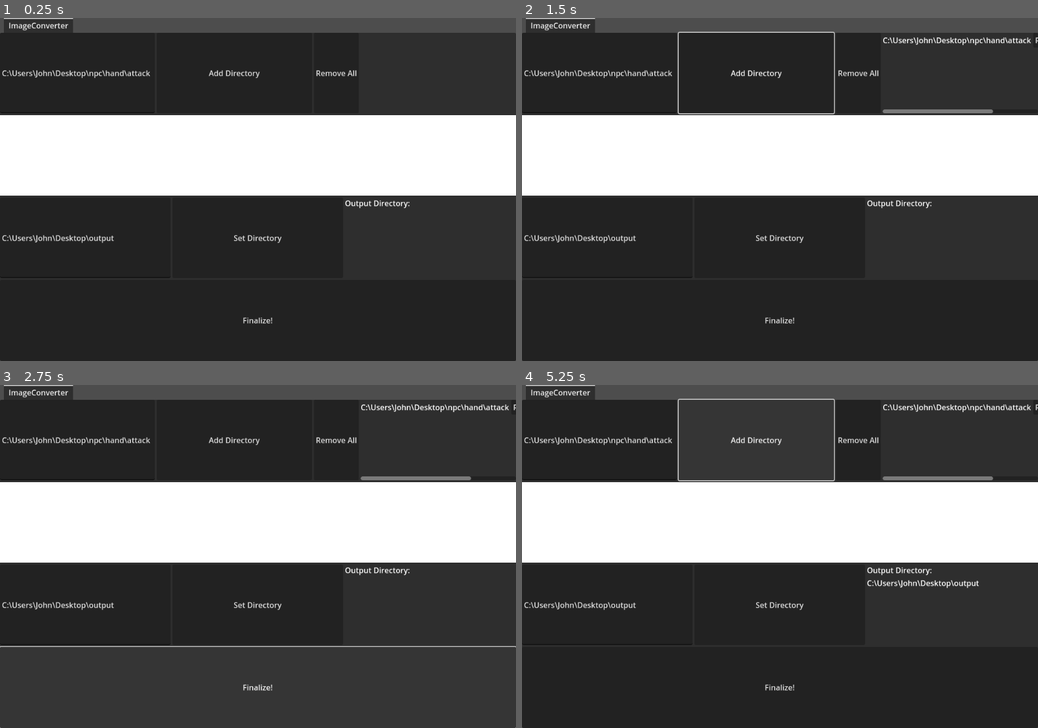
Above: before the commit, frames 1-4 (two rows, left to right).
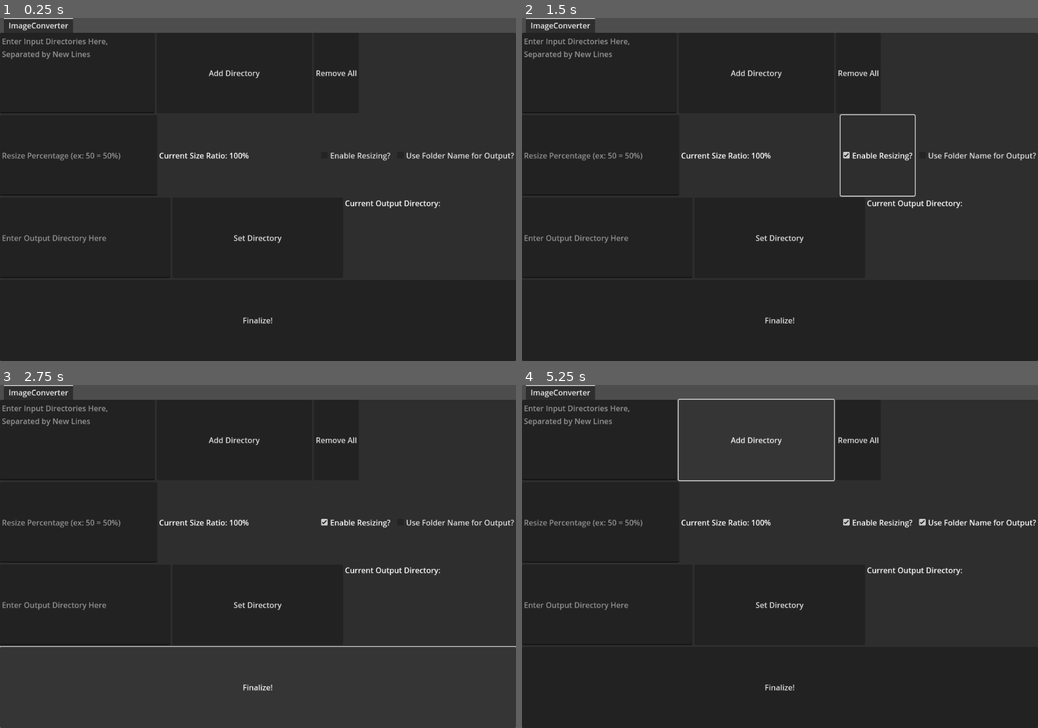
Above: after the commit, the same moments.

Repository: janthomile/BatchImageMergerGodot
Game: Godot game, scene res://main.tscn
Two runs of this game, one before a commit and one after it. Both use one fixed random seed, a clock stepped at 60 frames per second and the inputs below.
Inputs (mouse positions are in pixels of both pictures, inside the frame that each line leads up to):
- Up to frame 1 (0.25 s): no input
- Up to frame 2 (1.5 s): click "Add Directory" at 0.5 s; click (878, 155) at 1.25 s, where only the run after the commit has a clickable "Enable Resizing?"
- Up to frame 3 (2.75 s): click "Finalize!" at 2 s
- Up to frame 4 (5.25 s): click (976, 522) at 2.75 s, where only the run after the commit has a clickable "Use Folder Name for Output?"; click "Remove All" at 3.5 s; click "Set Directory" at 4.25 s; click "Add Directory" at 5 s

The runs differ from the first frame. In frame 1, 24% of the frame differs, in the area x 0-100%, y 6-66%; in frame 2, 25%, in the area x 0-100%, y 3-66%; in frame 3, 25%; in frame 4, 25%.

Commit message:
add resizing and folder name options

Diff:
--- a/image_util.gd
+++ b/image_util.gd
@@ -1,9 +1,23 @@
 extends Node
+
+var resize_ratio : float = 1.0
+var use_resize : bool = false
+
+var use_folder_name : bool = false
+
+var output_name : String = "merge_result"
 
 var valid_extensions = ["png", "jpg"]
 
 func get_directory(_string : String):
 	pass
+
+func get_folder_name(_string : String):
+	if _string.is_empty():
+		return
+	var split = _string.split("\\")
+	var name = split[split.size()-1]
+	return name
 
 func is_valid_image(_path : String):
 	if _path.is_valid_filename() and valid_extensions.has(_path.get_extension()):
@@ -29,11 +43,17 @@
 	if images.is_empty() or images.size() < 2:
 		return null
 	var dimensions : Vector2i = get_aggregate_dimensions(images)
+	if use_resize:
+		dimensions = Vector2i(int(dimensions.x * resize_ratio), int(dimensions.y * resize_ratio))
+		print("resized dimensions to %s" % dimensions)
 	var base_image : Image = Image.create(dimensions.x, dimensions.y, false, Image.FORMAT_RGBA8)
 	var current_offset : Vector2i = Vector2i.ZERO
 	base_image.resize(dimensions.x, dimensions.y, 0)
 	for i in range(0, images.size()):
 		var img = images[i]
+		if use_resize:
+			var img_size : Vector2i = img.get_size()
+			img.resize(int(img_size.x * resize_ratio),int(img_size.y * resize_ratio),Image.INTERPOLATE_NEAREST)
 		base_image.blend_rect(img, Rect2i(Vector2i.ZERO, img.get_size()), current_offset)
 		current_offset.x += img.get_size().x
 	return base_image
@@ -41,7 +61,7 @@
 func save_merged(image : Image, filepath):
 	var current_filepath = filepath
 	while FileAccess.file_exists(current_filepath + ".png"):
-		current_filepath += "-2"
+		current_filepath += "-copy"
 #	if FileAccess.file_exists(filepath):
 #		return false
 	print("saving merged to: %s" % filepath)
@@ -65,6 +85,8 @@
 		if directory == null:
 			print("Invalid input directory: %s" % directory)
 			continue
+		if use_folder_name:
+			output_name = get_folder_name(dir)
 		var files = directory.get_files()
 		var images : Array[Image] = []
 		for file in files:
@@ -81,6 +103,6 @@
 		if new_image == null:
 			print("Error merging")
 			return
-		save_merged(new_image, get_valid_dir(output, "merge" + str(directory_index)))
+		save_merged(new_image, get_valid_dir(output, output_name)) #  + str(directory_index)
 		directory_index += 1
 	pass
--- a/main.tscn
+++ b/main.tscn
@@ -19,11 +19,11 @@
 layout_mode = 2
 size_flags_vertical = 3
 
-[node name="i_directory_input" type="LineEdit" parent="tabs/ImageConverter/Input"]
+[node name="i_directory_input" type="TextEdit" parent="tabs/ImageConverter/Input"]
 layout_mode = 2
 size_flags_horizontal = 3
-text = "C:\\Users\\John\\Desktop\\npc\\hand\\attack"
-placeholder_text = "Enter Directory Here"
+placeholder_text = "Enter Input Directories Here, Separated by New Lines"
+wrap_mode = 1
 
 [node name="i_directory_accept" type="Button" parent="tabs/ImageConverter/Input"]
 layout_mode = 2
@@ -42,9 +42,32 @@
 layout_mode = 2
 size_flags_horizontal = 3
 
-[node name="Filler" type="ColorRect" parent="tabs/ImageConverter"]
+[node name="Settings" type="HBoxContainer" parent="tabs/ImageConverter"]
 layout_mode = 2
 size_flags_vertical = 3
+
+[node name="Resize" type="HBoxContainer" parent="tabs/ImageConverter/Settings"]
+layout_mode = 2
+size_flags_horizontal = 3
+
+[node name="size_input" type="LineEdit" parent="tabs/ImageConverter/Settings/Resize"]
+layout_mode = 2
+size_flags_horizontal = 3
+placeholder_text = "Resize Percentage (ex: 50 = 50%)"
+
+[node name="size_value" type="Label" parent="tabs/ImageConverter/Settings/Resize"]
+layout_mode = 2
+size_flags_horizontal = 3
+text = "Current Size Ratio: 100%"
+
+[node name="size_checkbox" type="CheckBox" parent="tabs/ImageConverter/Settings/Resize"]
+layout_mode = 2
+text = "Enable Resizing?"
+
+[node name="folder_name" type="CheckBox" parent="tabs/ImageConverter/Settings"]
+layout_mode = 2
+text = "Use Folder Name for Output?"
+alignment = 1
 
 [node name="Output" type="HBoxContainer" parent="tabs/ImageConverter"]
 layout_mode = 2
@@ -53,8 +76,7 @@
 [node name="o_directory_input" type="LineEdit" parent="tabs/ImageConverter/Output"]
 layout_mode = 2
 size_flags_horizontal = 3
-text = "C:\\Users\\John\\Desktop\\output"
-placeholder_text = "Enter Directory Here"
+placeholder_text = "Enter Output Directory Here"
 
 [node name="o_directory_set" type="Button" parent="tabs/ImageConverter/Output"]
 layout_mode = 2
@@ -67,10 +89,12 @@
 
 [node name="label" type="Label" parent="tabs/ImageConverter/Output/o_directory_info"]
 layout_mode = 2
-text = "Output Directory:"
+text = "Current Output Directory:"
+autowrap_mode = 1
 
 [node name="o_directory_label" type="Label" parent="tabs/ImageConverter/Output/o_directory_info"]
 layout_mode = 2
+autowrap_mode = 1
 
 [node name="Finalize" type="HBoxContainer" parent="tabs/ImageConverter"]
 layout_mode = 2
--- a/main_ui.gd
+++ b/main_ui.gd
@@ -18,6 +18,12 @@
 
 @onready var finalize_button = $tabs/ImageConverter/Finalize/finalize_button
 
+@onready var use_folder_checkbox = $tabs/ImageConverter/Settings/folder_name
+
+@onready var resize_checkbox = $tabs/ImageConverter/Settings/Resize/size_checkbox
+@onready var resize_text = $tabs/ImageConverter/Settings/Resize/size_input
+@onready var resize_value = $tabs/ImageConverter/Settings/Resize/size_value
+
 var input_directories : Array
 
 func get_window_vec():
@@ -33,11 +39,15 @@
 
 func add_input_directory():
 	var input_text : String = i_input_text.text
-	if is_valid_input(input_text) == false:
-		print("bad!")
-		return
-	print("good!")
-	directory_list.add_child(DirectoryItem.new(input_text))
+	var lines : Array = input_text.split("\n", false)
+	print(lines)
+#	return
+	for line in lines:
+		if is_valid_input(line) == false:
+			print("bad!")
+			return
+		print("good!")
+		directory_list.add_child(DirectoryItem.new(line))
 
 func set_output_directory():
 	var input_text : String = o_input_text.text
@@ -76,16 +86,32 @@
 	print("finalize pressed!")
 	ImageUtil.handle_image_merging(get_input_directories_string(), get_output_directory())
 
+func set_size_checkmark(state):
+	print("use resize toggled: %s" % state)
+	ImageUtil.use_resize = state
+
+func set_folder_name_checkmark(state):
+	print("use folder toggled: %s" % state)
+	ImageUtil.use_folder_name = state
+
+func set_resize_input(text : String):
+	var num = text.to_int()
+	if num < 1 or num > 100 or num == 0:
+		print("invalid resize scale")
+		return
+	resize_value.text = "Current Size Ratio: %s%%" % text
+	ImageUtil.resize_ratio = num * 0.01
+
 func connect_buttons():
 	i_input_accept.connect("pressed", input_accept_button)
 	o_input_accept.connect("pressed", output_accept_button)
 	i_input_removeall.connect("pressed", input_remove_button)
 	finalize_button.connect("pressed", finalize_pressed)
 
+	use_folder_checkbox.connect("toggled", set_folder_name_checkmark)
+	resize_checkbox.connect("toggled", set_size_checkmark)
+	resize_text.connect("text_submitted", set_resize_input)
+
 # Called when the node enters the scene tree for the first time.
 func _ready():
 	connect_buttons()
-
-# Called every frame. 'delta' is the elapsed time since the previous frame.
-func _process(delta):
-	pass
